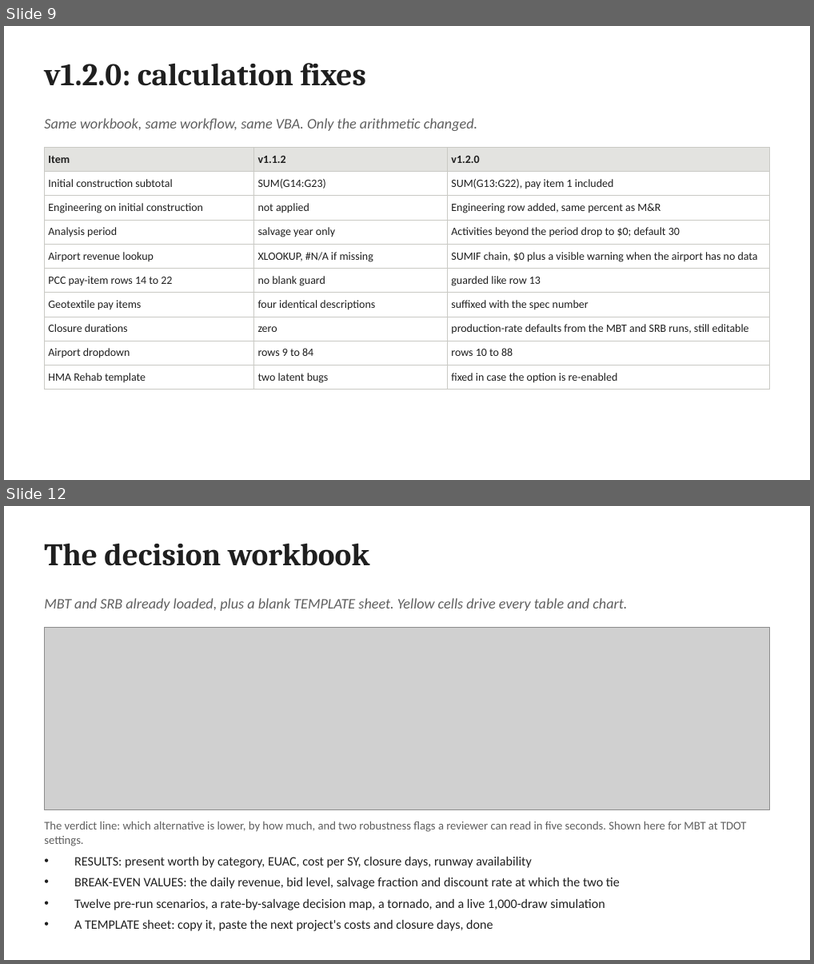
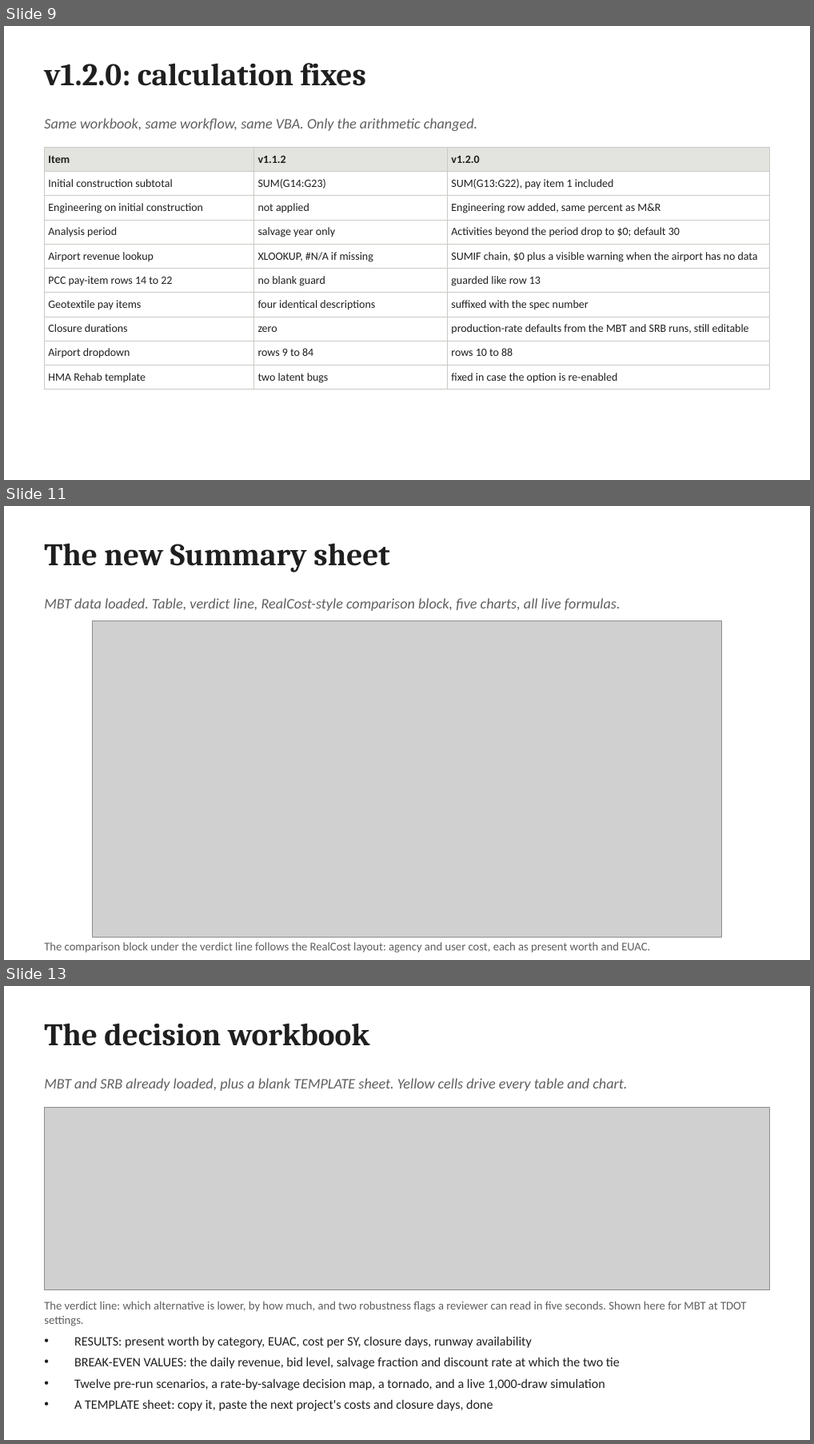
Before and after one commit to JosephD130/lcca-dashboard, a slide deck: tdot-lcca/TDOT_LCCA_Review_and_v1.2.0_Update.pptx. Shown one above the other, each under a label of ours: slides 9 and 12 before the commit, slides 9, 11 and 13 after it; the slides between them are not shown. The pictures are 814x964 and 814x1444 pixels, drawn with LibreOffice and Linux fonts; fonts in the diff are those of the drawing; grey boxes stand for pictures. Boxes give left, top, right and bottom in pixels: in the first picture for what was removed or moved away, otherwise in the second. Text is boxed around its words. In the diff, an @@ line names an element or a change of style, - is before the commit and + after.

```diff
--- a/tdot-lcca/TDOT_LCCA_Review_and_v1.2.0_Update.pptx
+++ b/tdot-lcca/TDOT_LCCA_Review_and_v1.2.0_Update.pptx
@@ slide 11 added at [4, 506, 810, 960], background #FFFFFF @@
@@ text added at [44, 543, 390, 572], 28 pt, text #1F1F1F, bold @@
+The new Summary sheet
@@ text added at [44, 598, 621, 611], 13 pt, text #5F5F5F, italic @@
+MBT data loaded. Table, verdict line, RealCost-style comparison block, five charts, all live formulas.
@@ picture added at [93, 620, 722, 937] @@
@@ text added at [44, 942, 650, 952], 10.5 pt, text #5F5F5F @@
+The comparison block under the verdict line follows the RealCost layout: agency and user cost, each as present worth and EUAC.
@@ what was slide 12 is now slide 13 @@
```
Also in this commit, not shown: 4 slides changed, 1 other slide added, 1 slide removed, 22 other files.
